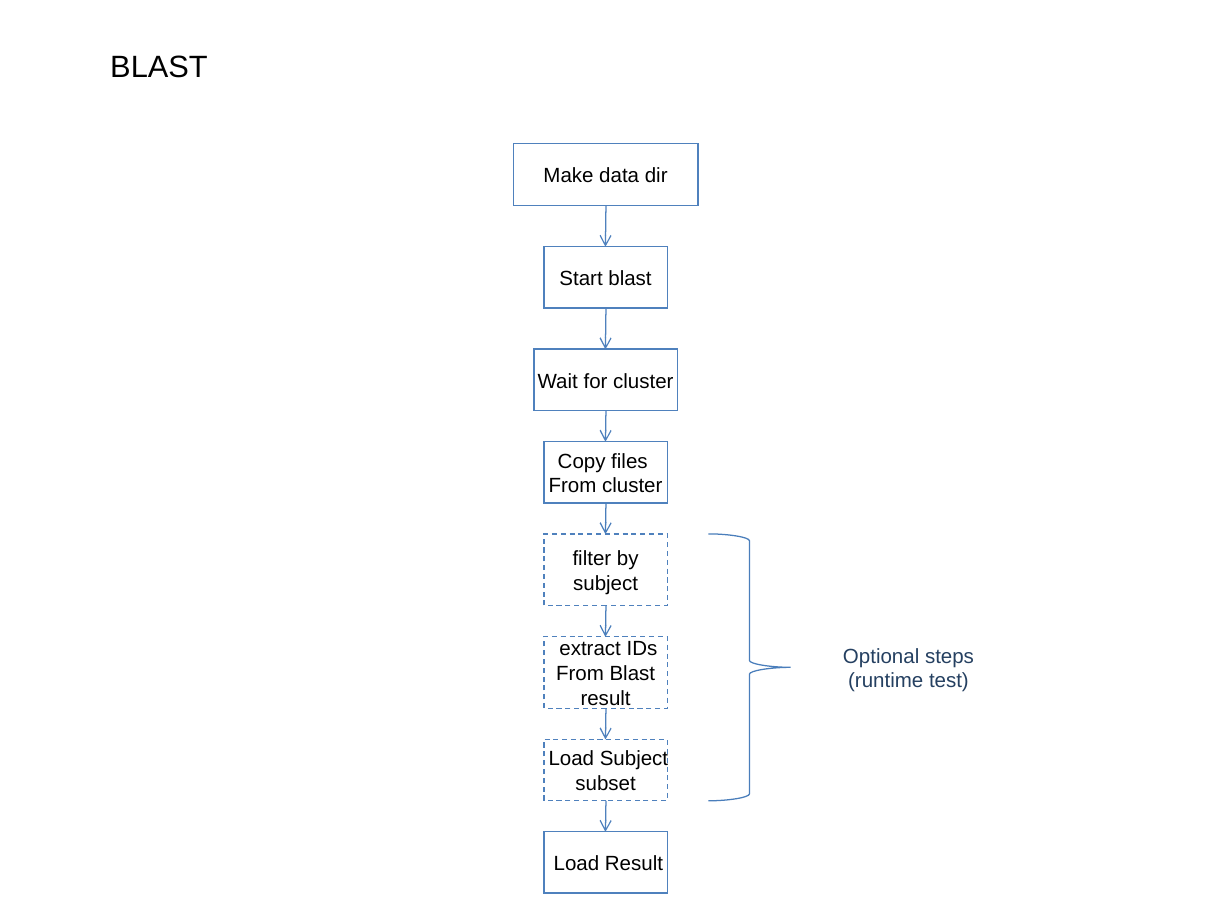
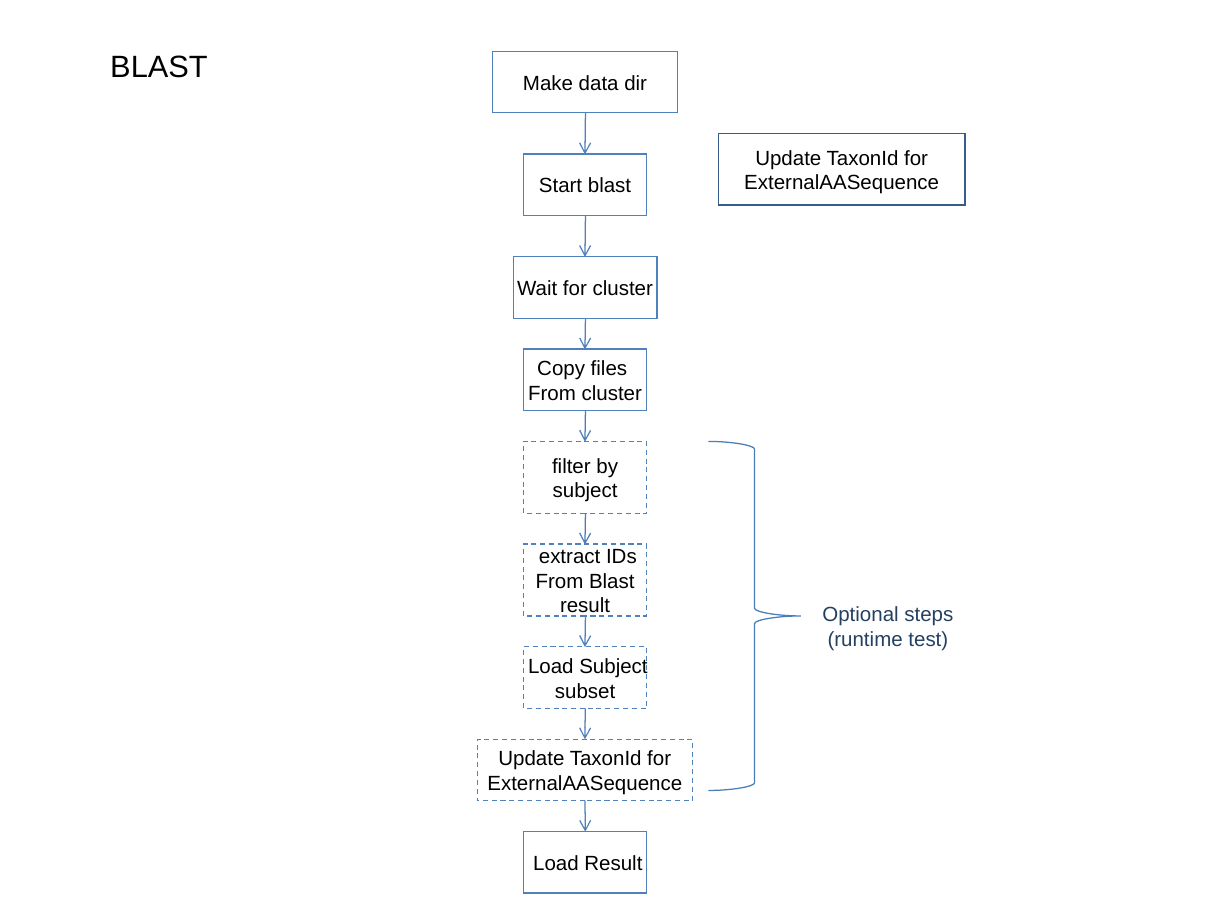
Before and after one commit to VEuPathDB/ApiCommonData, a slide deck: slide 6 of Load/doc/workflow/AnalysisWorkflow.ppt. Drawn at 1232x924 pixels with LibreOffice and Linux fonts; fonts in the diff are those of the drawing. Boxes give left, top, right and bottom in pixels: in the first picture for what was removed or moved away, otherwise in the second. Text is boxed around its words. In the diff, an @@ line names an element or a change of style, - is before the commit and + after.

```diff
--- a/Load/doc/workflow/AnalysisWorkflow.ppt
+++ b/Load/doc/workflow/AnalysisWorkflow.ppt
@@ rectangle added at (718, 133, 965, 205), fill #FFFFFF, outline #385D8A 0.99 pt, 12 pt, text #000000 @@
+Update TaxonId for ExternalAASequence
@@ 2 arrows, 1 rectangle: place and size @@
-2 arrows, 1 rectangle at (533, 206, 678, 535)
+2 arrows, 1 rectangle at (514, 113, 658, 442)
@@ freeform shape: place and size @@
-freeform shape at (708, 533, 791, 801)
+freeform shape at (708, 441, 801, 790)
@@ 6 rectangles, 4 arrows: place and size @@
-6 rectangles, 4 arrows at (514, 144, 699, 801)
+6 rectangles, 4 arrows at (493, 52, 678, 708)
@@ text "Optional steps": place and size @@
-text "Optional steps" at (843, 648, 974, 692)
+text "Optional steps" at (822, 606, 953, 651)
@@ arrow added from (585, 708) to (585, 739), #4F81BD 0.74 pt @@
@@ rectangle added at (477, 739, 692, 801), outline #4F81BD 0.74 pt dashed, 12 pt, text #000000 @@
+Update TaxonId for
+ExternalAASequence
@@ arrow moved from (606, 801) - (605, 832) to (585, 801) - (585, 832) @@
@@ rectangle "Load Result": place and size @@
-rectangle "Load Result" at (545, 832, 668, 893)
+rectangle "Load Result" at (524, 832, 647, 893)
```
